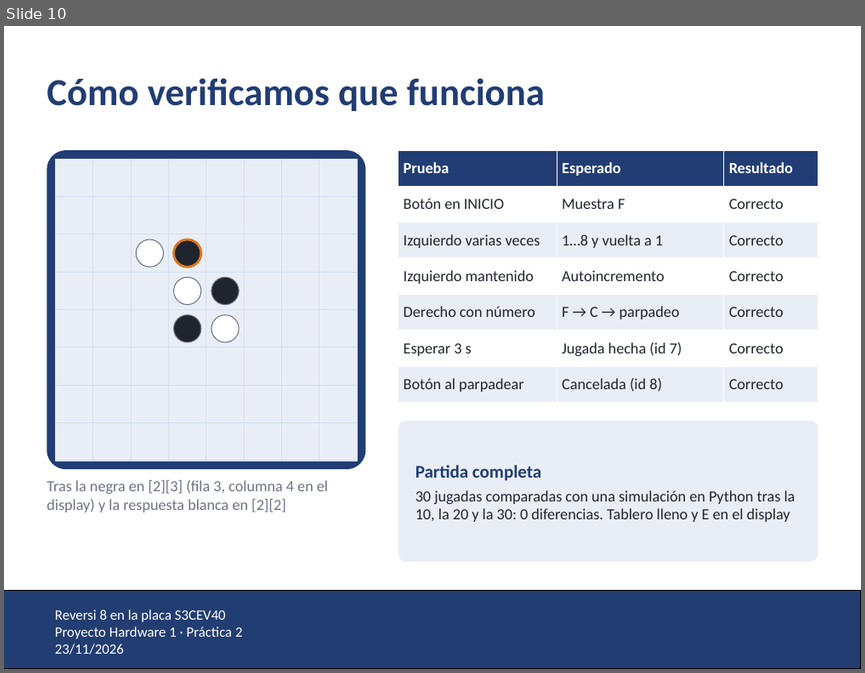
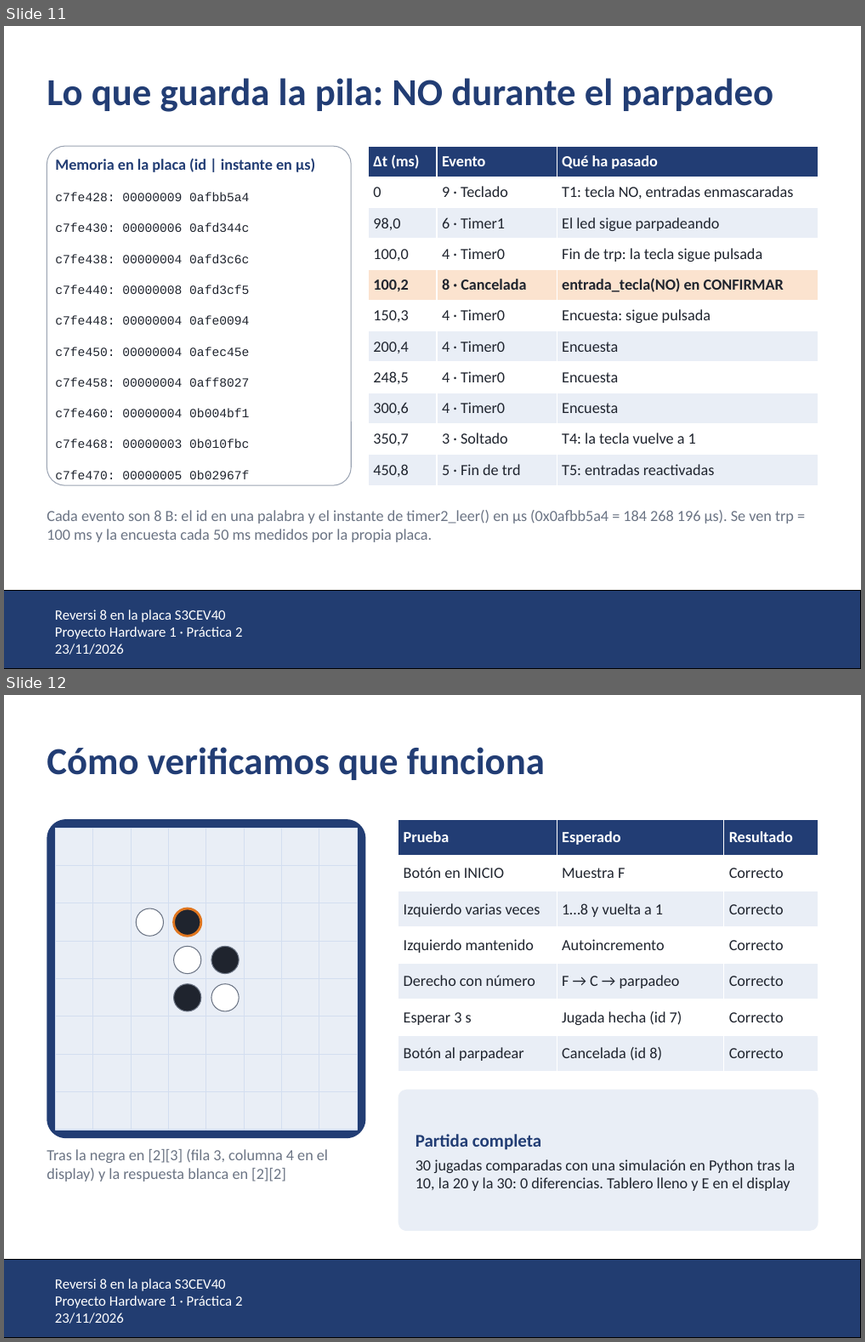
Before and after one commit to sergiobenedi/P2_PH_873042_960280, a slide deck: presentacion/Presentacion_P2_unizar.pptx. Shown one above the other, each under a label of ours: slide 10 before the commit, slides 11 and 12 after it. The pictures are 865x673 and 865x1342 pixels, drawn with LibreOffice and Linux fonts; fonts in the diff are those of the drawing; background and template pictures are left out. Boxes give left, top, right and bottom in pixels: in the first picture for what was removed or moved away, otherwise in the second. Text is boxed around its words. In the diff, an @@ line names an element or a change of style, - is before the commit and + after.

```diff
--- a/presentacion/Presentacion_P2_unizar.pptx
+++ b/presentacion/Presentacion_P2_unizar.pptx
@@ slide 11 added at (4,26,861,669), background #FFFFFF; not listed: 1 template element that a slide beside it also shows @@
@@ title added at (46,78,773,112), 32 pt, text #223D74, bold @@
+Lo que guarda la pila: NO durante el parpadeo
@@ rounded rectangle added at (46,146,351,485), fill #FFFFFF, outline #9AA3B2 0.75 pt @@
@@ table added at (368,146,818,480), 11 rows, 3 columns @@
+Δt (ms) | Evento | Qué ha pasado
+0 | 9 · Teclado | T1: tecla NO, entradas enmascaradas
+98,0 | 6 · Timer1 | El led sigue parpadeando
+100,0 | 4 · Timer0 | Fin de trp: la tecla sigue pulsada
+100,2 | 8 · Cancelada | entrada_tecla(NO) en CONFIRMAR
+150,3 | 4 · Timer0 | Encuesta: sigue pulsada
+200,4 | 4 · Timer0 | Encuesta
+248,5 | 4 · Timer0 | Encuesta
+300,6 | 4 · Timer0 | Encuesta
+350,7 | 3 · Soltado | T4: la tecla vuelve a 1
+450,8 | 5 · Fin de trd | T5: entradas reactivadas
@@ text added at (55,158,315,483), 10.5 pt, text #1F242E @@
+Memoria en la placa (id | instante en µs)
+c7fe428: 00000009 0afbb5a4
+c7fe430: 00000006 0afd344c
+c7fe438: 00000004 0afd3c6c
+c7fe440: 00000008 0afd3cf5
+c7fe448: 00000004 0afe0094
+c7fe450: 00000004 0afec45e
+c7fe458: 00000004 0aff8027
+c7fe460: 00000004 0b004bf1
+c7fe468: 00000003 0b010fbc
+c7fe470: 00000005 0b02967f
@@ text added at (46,510,794,542), 13 pt, text #6B7484 @@
+Cada evento son 8 B: el id en una palabra y el instante de timer2_leer() en µs (0x0afbb5a4 = 184 268 196 µs). Se ven trp = 100 ms y la encuesta cada 50 ms medidos por la propia placa.
@@ text added at (55,609,242,654), 12 pt, text #FFFFFF @@
+Reversi 8 en la placa S3CEV40
+Proyecto Hardware 1 · Práctica 2
+23/11/2026
@@ what was slide 10 is now slide 12 @@
```
Also in this commit, not shown: 4 slides changed, 2 other files.
